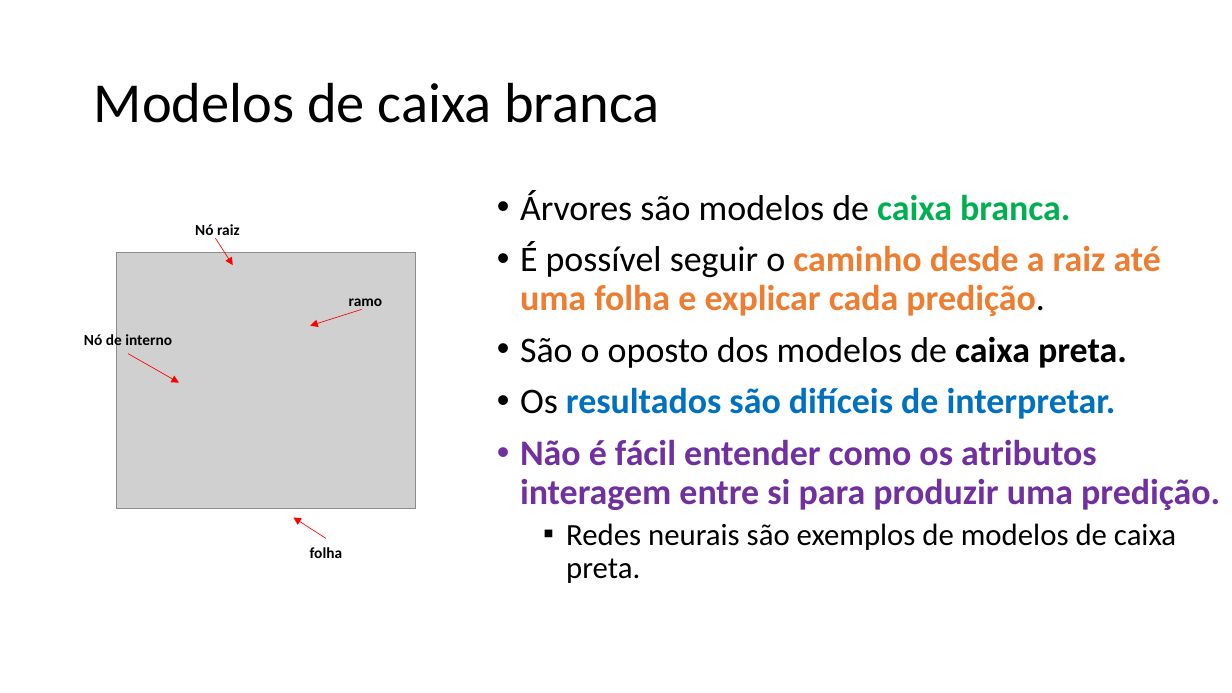
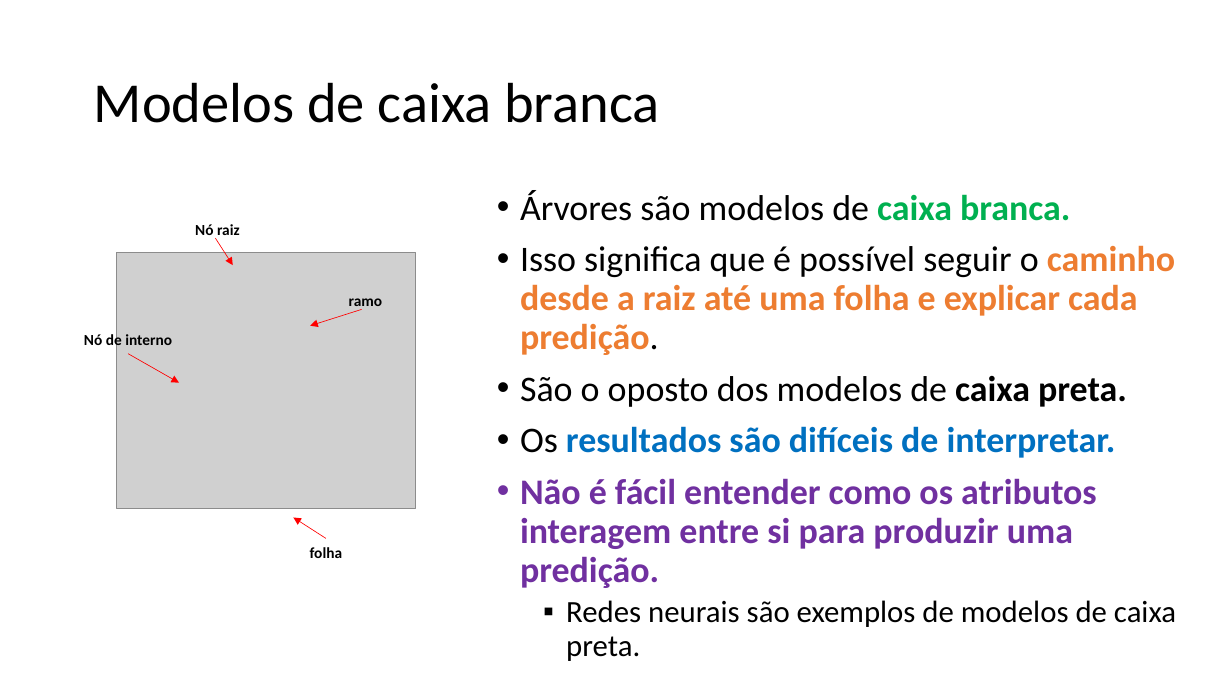
Before and after one commit to zz4fap/c24_inteligencia_artificial, a slide deck: slide 7 of slides/C24_Árvores_de_decisão.pptx. Drawn at 1232x693 pixels with LibreOffice and Linux fonts; fonts in the diff are those of the drawing; grey boxes stand for pictures. Boxes give left, top, right and bottom in pixels: in the first picture for what was removed or moved away, otherwise in the second. Text is boxed around its words. In the diff, an @@ line names an element or a change of style, - is before the commit and + after.

```diff
--- a/slides/C24_Árvores_de_decisão.pptx
+++ b/slides/C24_Árvores_de_decisão.pptx
@@ text at box(520, 245, 1175, 355): text changed @@
-• É possível seguir o caminho desde a raiz até uma folha e explicar cada predição.
+• Isso significa que é possível seguir o caminho desde a raiz até uma folha e explicar cada predição.
```
Also in this commit, not shown: 6 other slides changed, 1 slide removed.
